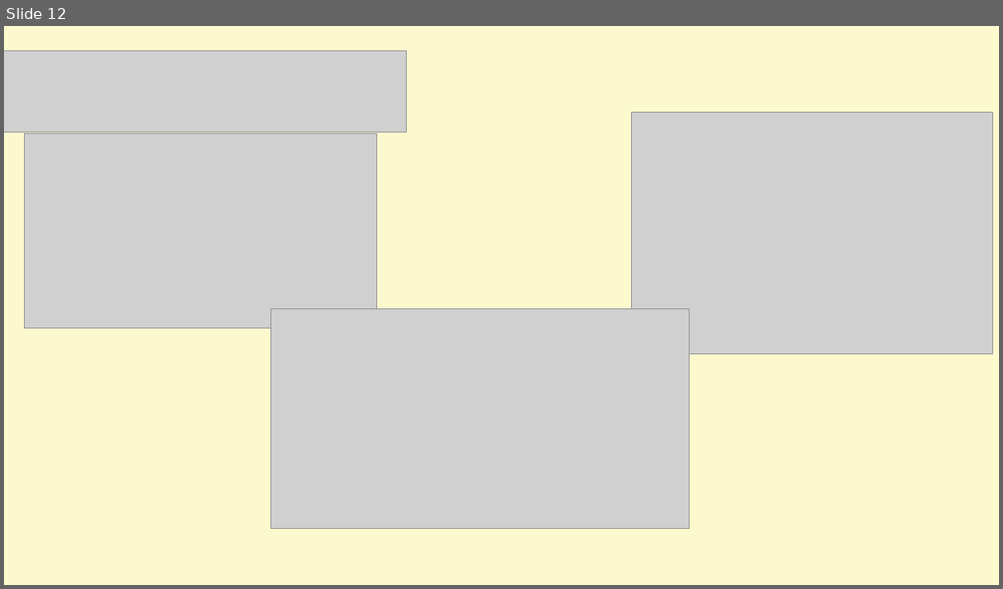
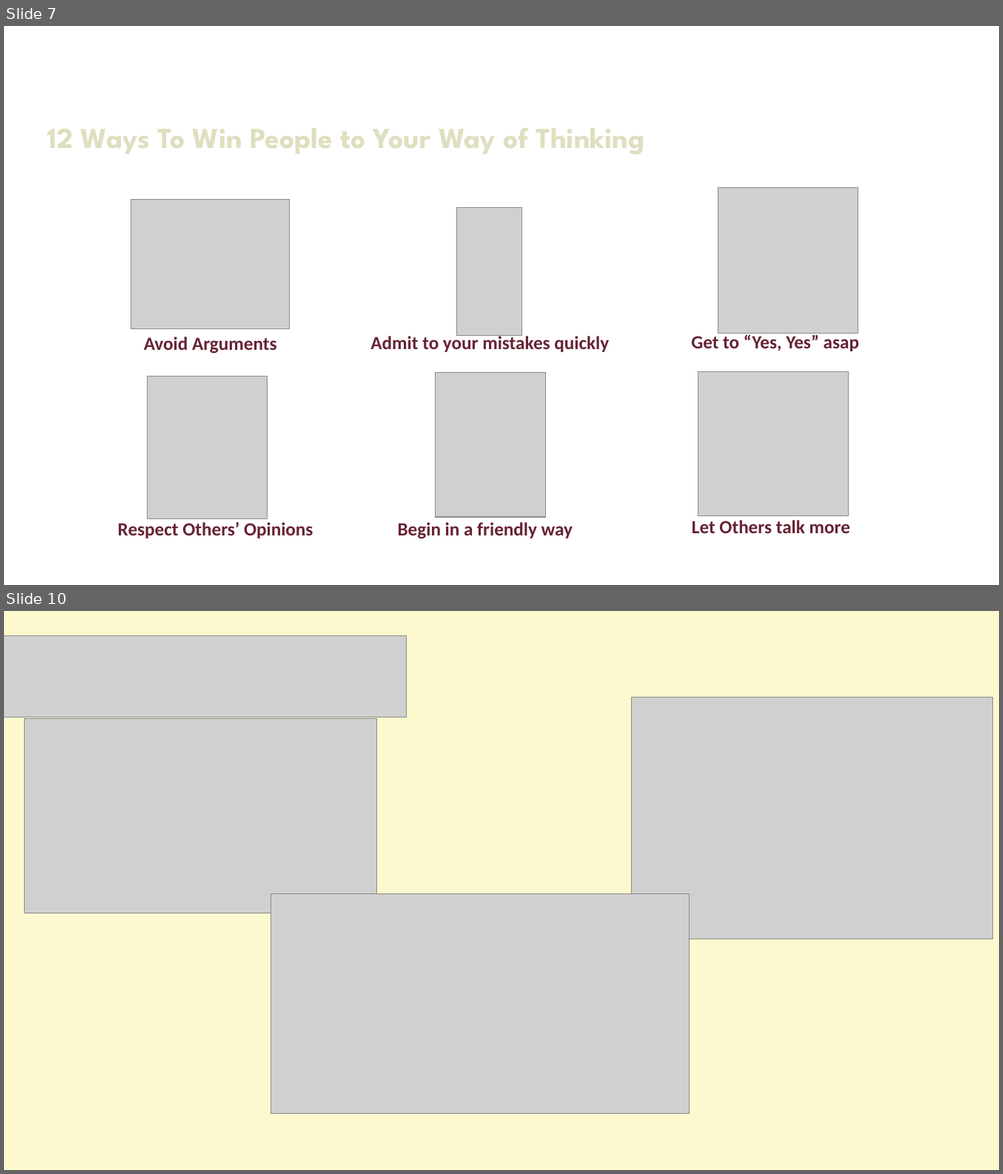
Before and after one commit to MariamNesiem/Soft-Skills, a slide deck: How to win friends and influnce people/Presentation.pptx. Shown one above the other, each under a label of ours: slide 12 before the commit, slides 7 and 10 after it; the slides between them are not shown. The pictures are 1003x589 and 1003x1174 pixels, drawn with LibreOffice and Linux fonts; fonts in the diff are those of the drawing; grey boxes stand for pictures; background and template pictures are left out. Boxes give left, top, right and bottom in pixels: in the first picture for what was removed or moved away, otherwise in the second. Text is boxed around its words. In the diff, an @@ line names an element or a change of style, - is before the commit and + after.

```diff
--- a/How to win friends and influnce people/Presentation.pptx
+++ b/How to win friends and influnce people/Presentation.pptx
@@ slide 7 added at (4, 26, 999, 585), background picture (left out) @@
@@ text added at (47, 128, 644, 154), 28 pt, text #DFDEBF, bold @@
+12 Ways To Win People to Your Way of Thinking
@@ picture added at (131, 199, 290, 329) @@
@@ picture added at (718, 187, 857, 333) @@
@@ picture added at (456, 208, 521, 336) @@
@@ text added at (370, 334, 609, 352), 18 pt, text #662333, bold @@
+Admit to your mistakes quickly
@@ text added at (691, 333, 859, 352), 18 pt, text #662333, bold @@
+Get to “Yes, Yes” asap
@@ text added at (144, 337, 277, 354), 18 pt, text #662333, bold @@
+Avoid Arguments
@@ picture added at (148, 376, 267, 519) @@
@@ picture added at (435, 373, 546, 517) @@
@@ picture added at (699, 372, 848, 517) @@
@@ text added at (118, 523, 313, 539), 18 pt, text #662333, bold @@
+Respect Others’ Opinions
@@ text added at (398, 523, 572, 540), 18 pt, text #662333, bold @@
+Begin in a friendly way
@@ text added at (691, 520, 850, 534), 18 pt, text #662333, bold @@
+Let Others talk more
@@ what was slide 12 is now slide 10 @@
```
Also in this commit, not shown: 1 slide changed, 6 other slides added, 9 slides removed.
